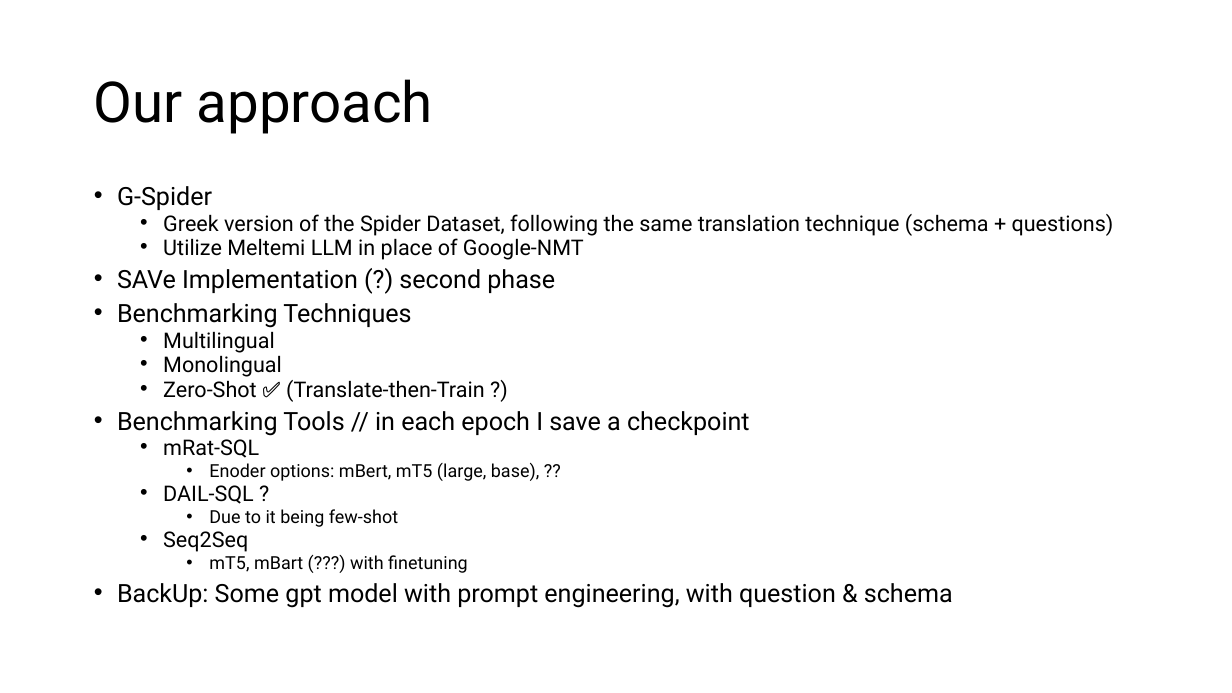
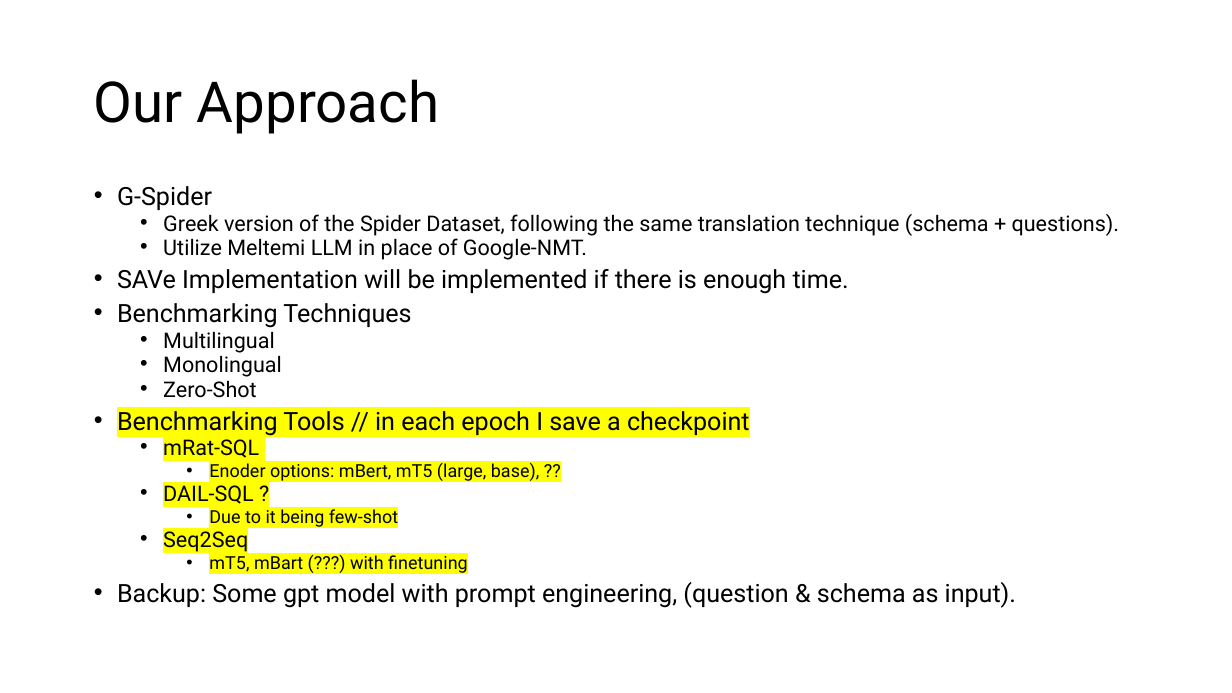
Before and after one commit to giannisfourfouris/Database-Systems, a slide deck: slide 18 of Presentation/MultiSpider_Presentation.pptx. Drawn at 1232x693 pixels with LibreOffice and Linux fonts; fonts in the diff are those of the drawing. Boxes give left, top, right and bottom in pixels: in the first picture for what was removed or moved away, otherwise in the second. Text is boxed around its words. In the diff, an @@ line names an element or a change of style, - is before the commit and + after.

```diff
--- a/Presentation/MultiSpider_Presentation.pptx
+++ b/Presentation/MultiSpider_Presentation.pptx
@@ title at (94,79,439,134): text changed @@
-Our approach
+Our Approach
@@ text at (117,214,1119,294): text changed @@
-  • Greek version of the Spider Dataset, following the same translation technique (schema + questions)
-  • Utilize Meltemi LLM in place of Google-NMT
-• SAVe Implementation (?) second phase
+  • Greek version of the Spider Dataset, following the same translation technique (schema + questions).
+  • Utilize Meltemi LLM in place of Google-NMT.
+• SAVe Implementation will be implemented if there is enough time.
@@ text at (163,376,256,398): text changed @@
-  • Zero-Shot ✅ (Translate-then-Train ?)
+  • Zero-Shot
@@ text at (117,411,750,575): highlight none to #FFFF00 in "Benchmarking Tools // in each epoch I ...", "mRat-SQL", "Enoder options: mBert, mT5 (large, base), ??", "DAIL-SQL ?" and 3 more places @@
@@ text at (117,582,1016,608): text changed @@
-• BackUp: Some gpt model with prompt engineering, with question & schema
+• Backup: Some gpt model with prompt engineering, (question & schema as input).
```
Also in this commit, not shown: 8 other slides changed, 1 slide added, 1 slide removed.
